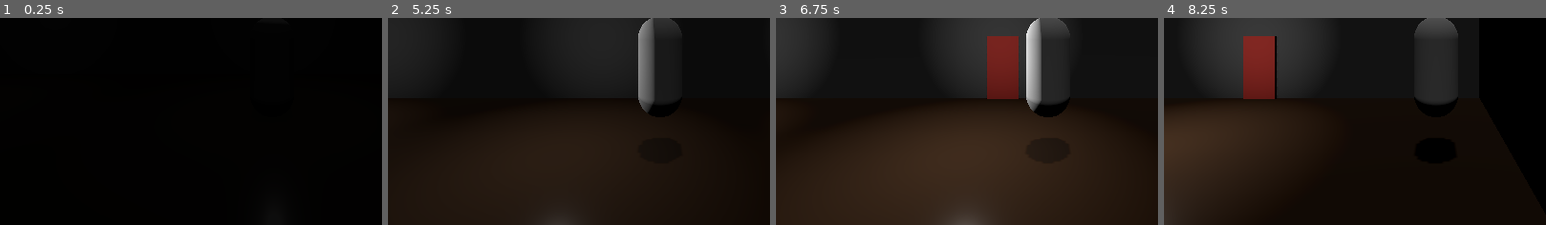
Above: before the commit, frames 1-4 (left to right).
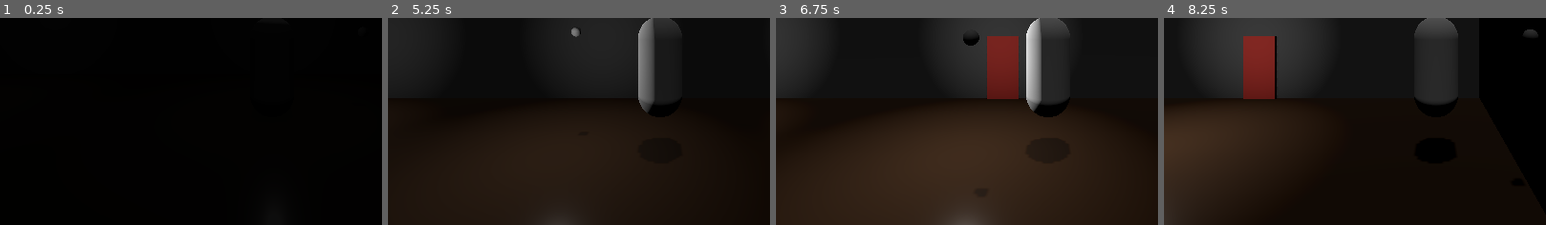
Above: after the commit, the same moments.

Repository: raptor0999/project-shutter
Game: Godot game, scene res://main.tscn
The game is run twice, just before and just after one commit, with the same random seed, the same clock (stepped at 60 frames per second) and the same inputs.
Inputs:
- Up to frame 1 (0.25 s): no input
- Up to frame 2 (5.25 s): tap Enter at 0.5 s; hold D (move_right) 0.53-2.03 s; tap E (door) every 0.75 s from 0.6 to 5.1 s; tap Space (jump) at 0.77, 1.52, 3.02, 3.77, 4.52 s; hold A (move_left) 2.03-4.28 s; hold D (move_right) from 4.28 s (still down)
- Up to frame 3 (6.75 s): keep holding D (move_right); tap E (door) at 5.85, 6.6 s; tap Space (jump) at 6.02 s
- Up to frame 4 (8.25 s): tap Space (jump) at 6.77, 7.52 s; tap E (door) at 7.35, 8.1 s; release D (move_right) at 8.03 s; hold A (move_left) from 8.03 s (still down)
The pictures show only the part of the screen within x 14-64%, y 47-97%; the shares and areas given below are measured in that part.

The runs differ from the first frame. In frame 2, less than 0.1% of the frame differs, in the area x 48-51%, y 4-10%; in frame 3, 0.2%, in the area x 49-54%, y 7-14%; in frame 4, 0.1%.

Commit message:
Adds tracking mesh and animationPlayer

Diff:
--- a/scenes/characters/player/player.gd
+++ b/scenes/characters/player/player.gd
@@ -1,10 +1,13 @@
 extends CharacterBody3D
 
 @onready var area:Area3D = $Area3D
+@onready var anim:AnimationPlayer = $AnimationPlayer
 
 const SPEED = 5.0
 const JUMP_VELOCITY = 4.5
 
+func _ready():
+	anim.play("rotate_sound_test")
 
 func _physics_process(delta: float) -> void:
 	# Add the gravity.
--- a/scenes/characters/player/player.tscn
+++ b/scenes/characters/player/player.tscn
@@ -1,6 +1,7 @@
-[gd_scene load_steps=7 format=3 uid="uid://dug8ai683jkgg"]
+[gd_scene load_steps=12 format=3 uid="uid://dug8ai683jkgg"]
 
 [ext_resource type="Script" path="res://scenes/characters/player/player.gd" id="1_ffous"]
+[ext_resource type="AudioStream" uid="uid://c41iwsv2pi0gp" path="res://assets/audio/sounds/ghost_scream.mp3" id="2_ffmdf"]
 
 [sub_resource type="CapsuleShape3D" id="CapsuleShape3D_7jfrw"]
 radius = 0.4
@@ -21,6 +22,48 @@
 [sub_resource type="CapsuleShape3D" id="CapsuleShape3D_13ga1"]
 radius = 0.4
 height = 1.8
+
+[sub_resource type="SphereMesh" id="SphereMesh_k7wtq"]
+radius = 0.1
+height = 0.2
+
+[sub_resource type="Animation" id="Animation_ia346"]
+resource_name = "rotate_sound_test"
+length = 14.0
+loop_mode = 1
+tracks/0/type = "value"
+tracks/0/imported = false
+tracks/0/enabled = true
+tracks/0/path = NodePath("RotateNode:rotation")
+tracks/0/interp = 1
+tracks/0/loop_wrap = true
+tracks/0/keys = {
+"times": PackedFloat32Array(0, 7, 14),
+"transitions": PackedFloat32Array(1, 1, 1),
+"update": 0,
+"values": [Vector3(0, 0, 0), Vector3(0, 6.28319, 0), Vector3(0, 6.28319, 6.28319)]
+}
+
+[sub_resource type="Animation" id="Animation_0nmio"]
+length = 0.001
+tracks/0/type = "value"
+tracks/0/imported = false
+tracks/0/enabled = true
+tracks/0/path = NodePath("RotateNode:rotation")
+tracks/0/interp = 1
+tracks/0/loop_wrap = true
+tracks/0/keys = {
+"times": PackedFloat32Array(0),
+"transitions": PackedFloat32Array(1),
+"update": 0,
+"values": [Vector3(0, 0, 0)]
+}
+
+[sub_resource type="AnimationLibrary" id="AnimationLibrary_mll56"]
+_data = {
+"RESET": SubResource("Animation_0nmio"),
+"rotate_sound_test": SubResource("Animation_ia346")
+}
 
 [node name="Player" type="CharacterBody3D" groups=["player"]]
 transform = Transform3D(1, 0, 0, 0, 1, 0, 0, 0, 1, 0, 0.9, 0)
@@ -47,4 +90,15 @@
 [node name="RotateNode" type="Node3D" parent="."]
 
 [node name="AudioStreamPlayer3D" type="AudioStreamPlayer3D" parent="RotateNode"]
-transform = Transform3D(1, 0, 0, 0, 1, 0, 0, 0, 1, 1.88301, 0.598211, 0)
+transform = Transform3D(1, 0, 0, 0, 1, 0, 0, 0, 1, 1.8, 0.6, 0)
+stream = ExtResource("2_ffmdf")
+autoplay = true
+
+[node name="MeshInstance3D" type="MeshInstance3D" parent="RotateNode"]
+transform = Transform3D(1, 0, 0, 0, 1, 0, 0, 0, 1, 1.8, 0.6, 0)
+mesh = SubResource("SphereMesh_k7wtq")
+
+[node name="AnimationPlayer" type="AnimationPlayer" parent="."]
+libraries = {
+"": SubResource("AnimationLibrary_mll56")
+}
Not shown, changed: assets/audio/sounds/ghost_scream.mp3.import
